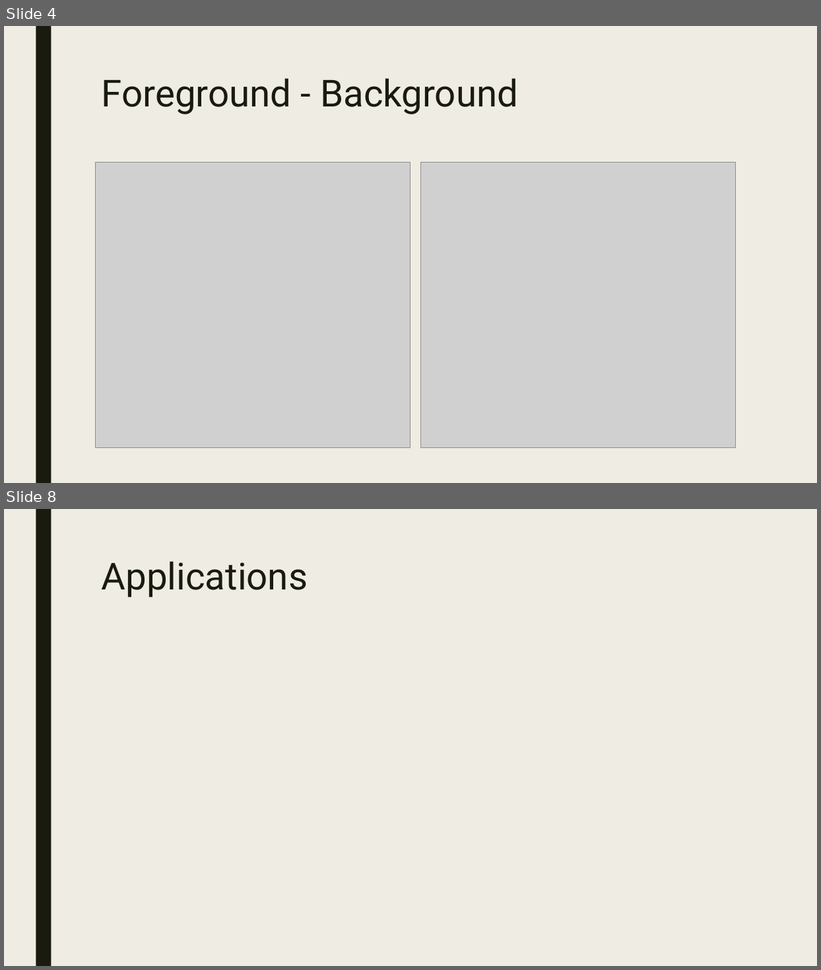
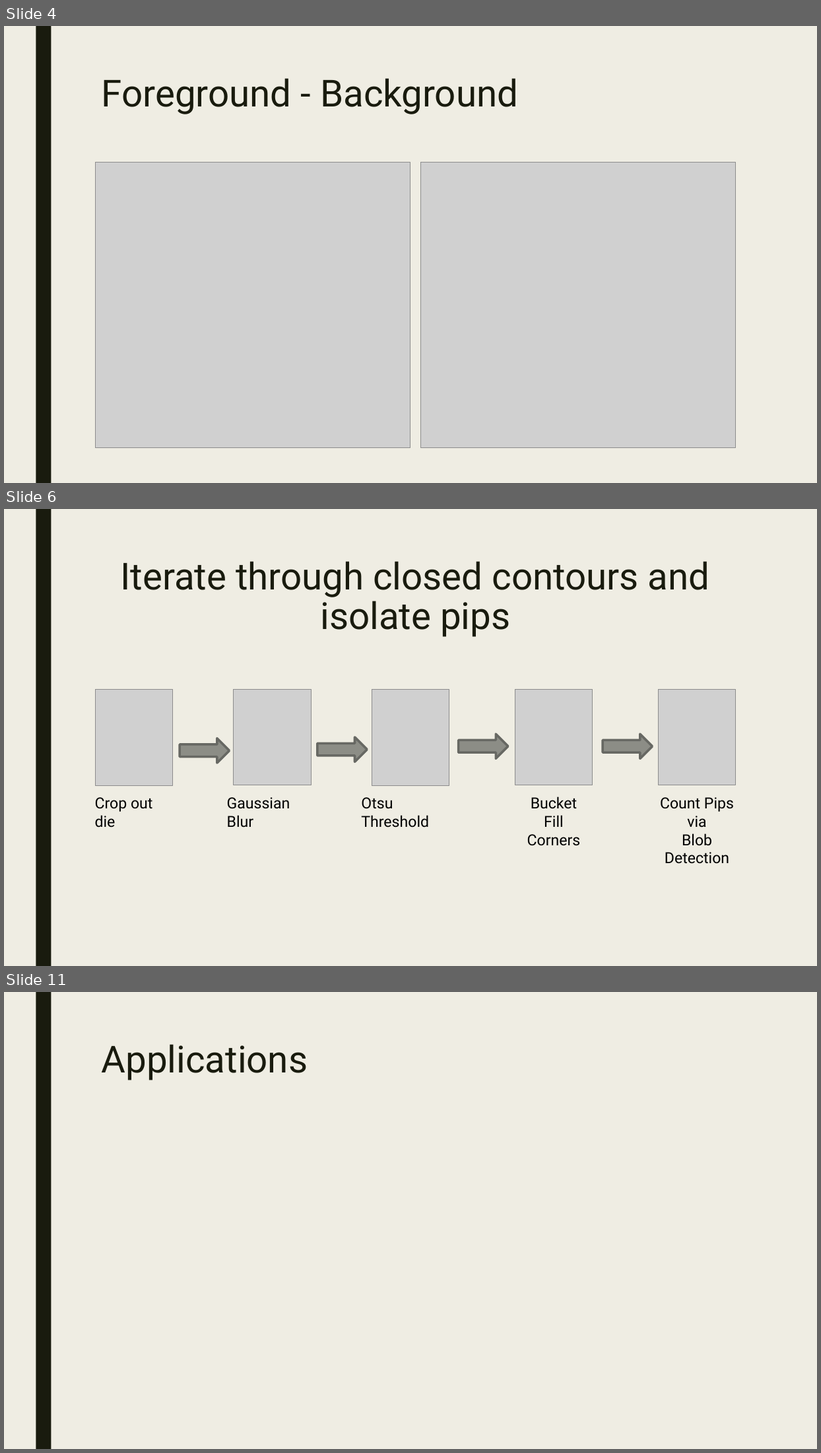
Before and after one commit to JamesMYoung/CS504-MachineVision-Final_Project, a slide deck: Presentation & Poster/Dice Pip Detection.pptx. Shown one above the other, each under a label of ours: slides 4 and 8 before the commit, slides 4, 6 and 11 after it; the slides between them are not shown. The pictures are 821x970 and 821x1453 pixels, drawn with LibreOffice and Linux fonts; fonts in the diff are those of the drawing; grey boxes stand for pictures. Boxes give left, top, right and bottom in pixels: in the first picture for what was removed or moved away, otherwise in the second. Text is boxed around its words. In the diff, an @@ line names an element or a change of style, - is before the commit and + after.

Commit message:
More presentation work

```diff
--- a/Presentation & Poster/Dice Pip Detection.pptx
+++ b/Presentation & Poster/Dice Pip Detection.pptx
@@ slide 6 added at (x1=4, y1=509, x2=817, y2=966), background #EFEDE3; not listed: 1 template element that a slide beside it also shows @@
@@ title added at (x1=120, y1=561, x2=710, y2=637), 44 pt, text #191B0E @@
+Iterate through closed contours and isolate pips
@@ picture added at (x1=96, y1=690, x2=173, y2=786) @@
@@ picture added at (x1=234, y1=690, x2=312, y2=786) @@
@@ picture added at (x1=372, y1=690, x2=450, y2=786) @@
@@ picture added at (x1=516, y1=690, x2=593, y2=786) @@
@@ picture added at (x1=659, y1=690, x2=736, y2=786) @@
@@ right arrow added at (x1=180, y1=739, x2=230, y2=762), fill #8C8D86, outline #686863 2.75 pt @@
@@ right arrow added at (x1=318, y1=737, x2=368, y2=762), fill #8C8D86, outline #686863 2.75 pt @@
@@ right arrow added at (x1=459, y1=734, x2=508, y2=758), fill #8C8D86, outline #686863 2.75 pt @@
@@ right arrow added at (x1=603, y1=734, x2=653, y2=758), fill #8C8D86, outline #686863 2.75 pt @@
@@ text added at (x1=95, y1=797, x2=152, y2=828), 18 pt, text #000000 @@
+Crop out die
@@ text added at (x1=227, y1=797, x2=290, y2=828), 18 pt, text #000000 @@
+Gaussian Blur
@@ text added at (x1=361, y1=797, x2=429, y2=828), 18 pt, text #000000 @@
+Otsu Threshold
@@ text added at (x1=527, y1=797, x2=581, y2=846), 18 pt, text #000000 @@
+Bucket Fill
+Corners
@@ text added at (x1=660, y1=797, x2=734, y2=864), 18 pt, text #000000 @@
+Count Pips
+via
+Blob Detection
@@ what was slide 8 is now slide 11 @@
```
Also in this commit, not shown: 2 slides changed, 3 other slides added, 1 slide removed, 1 other file.
